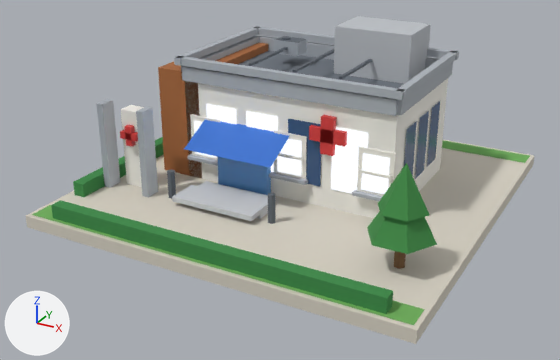
Renders of the glTF model public/models/26.glb from each side of a commit.
One viewpoint serves both versions: a camera (50 mm lens) standing at (0.828, -1.623, 0.836) and looking at (-0.02, -0.081, 0.065). The axes (+X, +Y, +Z) are drawn at lower left. The lights are the same throughout. The picture after the commit comes second. Vertices at exactly the same position are counted once.

The older version as bpy lines, for what is in view:
```python
me_b26 = bpy.data.meshes.new('b26')
me_b26.from_pydata(...)  # 527 vertices, 594 faces; spans x -0.48..0.48, y -0.48..0.48, z 0.0..0.41
me_b26.materials.append(mat_paving)
me_b26.materials.append(mat_grass)
me_b26.materials.append(mat_hedge)
me_b26.materials.append(mat_wall_white)
me_b26.materials.append(mat_roof_flat)
me_b26.materials.append(mat_wall_wood)
me_b26.materials.append(mat_wall_grey)
me_b26.materials.append(mat_sign_red)
me_b26.materials.append(mat_sign_blue)
me_b26.materials.append(mat_glass_blue)
me_b26.materials.append(mat_glow_window)
me_b26.materials.append(mat_glass_dark)
me_b26.materials.append(mat_white)
me_b26.materials.append(mat_metal_dark)
me_b26.materials.append(mat_slab)
me_b26.materials.append(mat_metal)
me_b26.materials.append(mat_concrete)
me_b26.materials.append(mat_trunk)
me_b26.materials.append(mat_tree_green)
me_b26.materials.append(mat_tree_dark)
ob_b26 = bpy.data.objects.new('b26', me_b26)
ob_b26.location = (0.0, 0.0, 0.0)
```
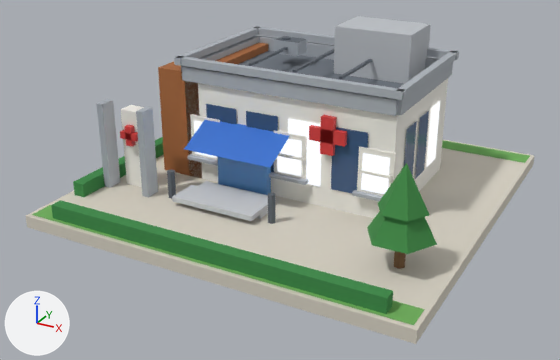
Location of each change, (x1, y1, x2, y2) in pixels of the pictures (560 x 360 px; the box of a moved part takes in the faces that stretch with it):
part 1 of me_b26, moved or reshaped
    both: (194, 101, 440, 194)
part 2 of me_b26, recoloured (white to blue)
    before: (206, 104, 237, 125)
    after: (206, 104, 429, 171)
part 3 of me_b26, recoloured (white to blue)
    both: (246, 111, 278, 172)
part 4 of me_b26, recoloured (white to blue)
    both: (331, 127, 368, 194)
part 5 of me_b26, recoloured (blue to white)
    before: (288, 101, 440, 187)
    after: (277, 101, 440, 172)

The change, as a diff of the scene's bpy script:
```diff
--- a/public/models/26.glb.py
+++ b/public/models/26.glb.py
@@ me_b26 @@
 me_b26.from_pydata(...)  # 527 vertices, 594 faces; spans x -0.48..0.48, y -0.48..0.48, z 0.0..0.41
 # used by ob_b26; location = (0.0, 0.0, 0.0)
+# me_b26 part 1: 52 of 527 vertices moved; they spanned x -0.283..0.283, y -0.108..0.263, z 0.082..0.238 and now span x -0.283..0.283, y -0.108..0.263, z 0.082..0.238; mean shift (0.0, 0.007, 0.0); largest move (-0.283, -0.04, 0.082) -> (0.283, 0.113, 0.082)
+# me_b26 part 2: 6 of the faces centred in x -0.283..-0.158, y -0.103..0.091, z 0.134..0.186 switch from mat_glow_window to mat_glass_dark
+# me_b26 part 3: 2 of the faces centred in x -0.072..-0.043, y -0.103, z 0.134..0.186 switch from mat_glow_window to mat_glass_dark
+# me_b26 part 4: 2 of the faces centred in x 0.158..0.187, y -0.103, z 0.134..0.186 switch from mat_glow_window to mat_glass_dark
+# me_b26 part 5: all 14 faces that had it switch from mat_glass_dark to mat_glow_window
 me_b26.materials.append(mat_paving)
```
